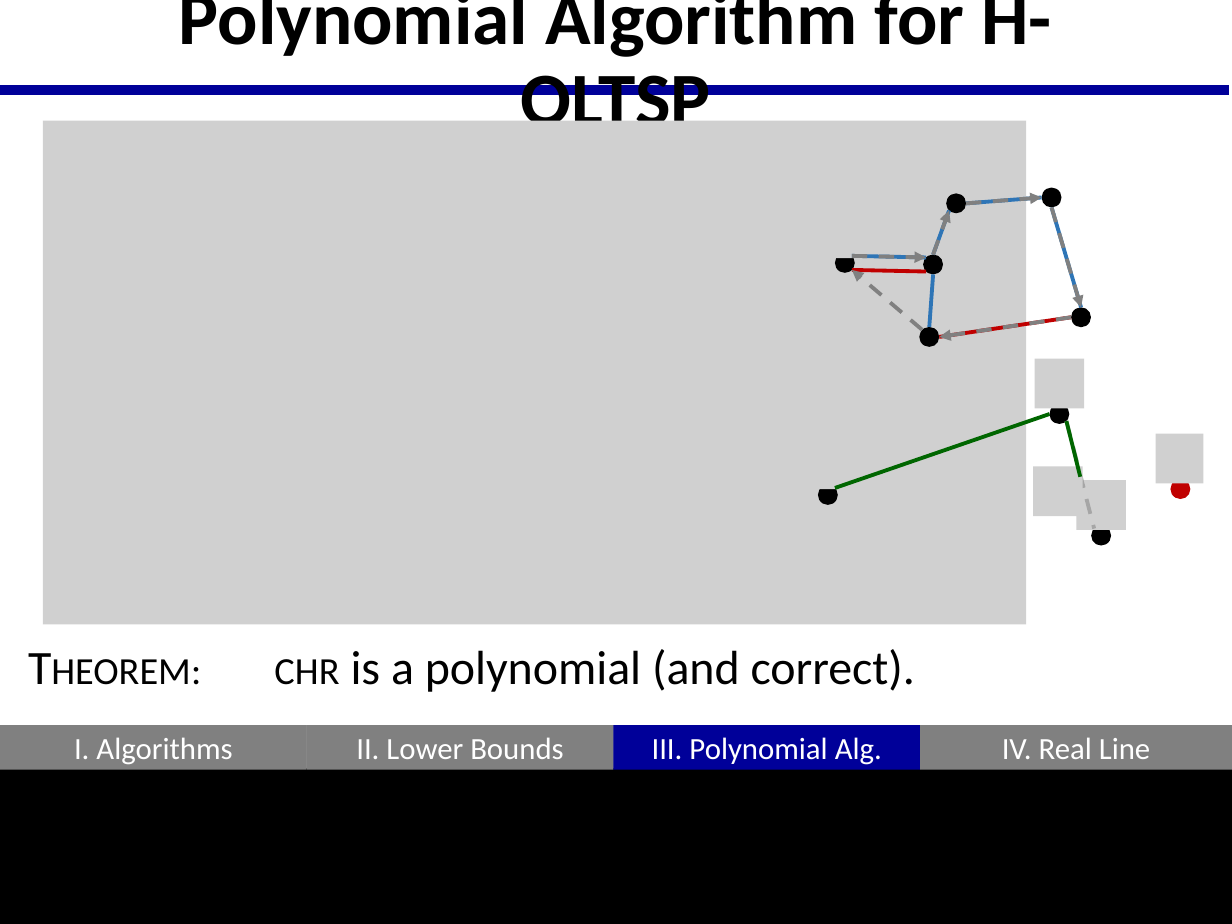
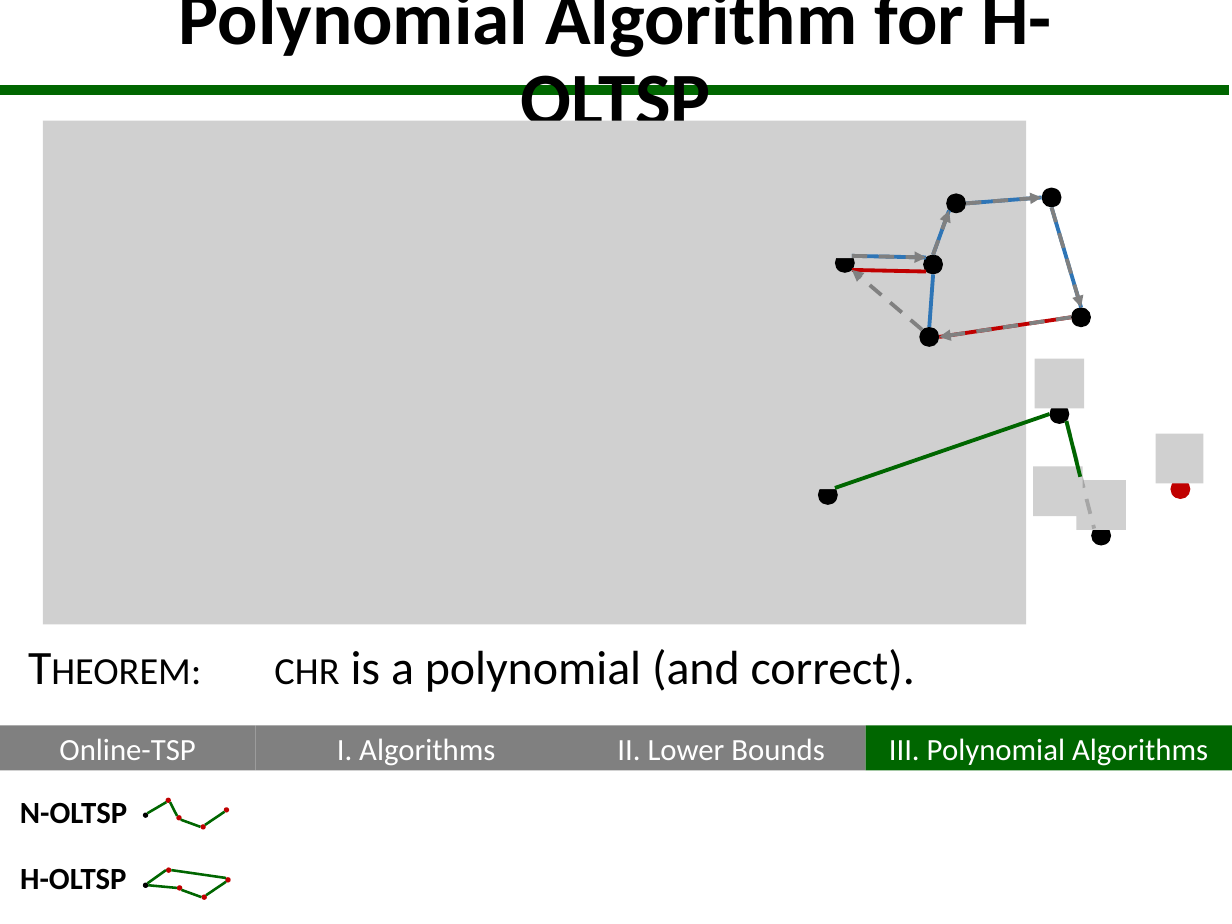
Before and after one commit to GraffL/talk-online-tsp, a slide deck: slide 18 of Präsentation43.pptx. Drawn at 1232x924 pixels with LibreOffice and Linux fonts; fonts in the diff are those of the drawing; grey boxes stand for pictures; background and template pictures are left out. Boxes give left, top, right and bottom in pixels: in the first picture for what was removed or moved away, otherwise in the second. Text is boxed around its words. In the diff, an @@ line names an element or a change of style, - is before the commit and + after.

```diff
--- a/Präsentation43.pptx
+++ b/Präsentation43.pptx
@@ line (0, 90) - (1230, 90): stroke #000099 6 pt to #006600 6 pt @@
@@ rectangle removed at (0, 726, 307, 770) @@
@@ rectangle added at (0, 726, 255, 771), fill #808080, 18 pt, text #FFFFFF @@
+Online-TSP
@@ rectangle "I. Algorithms": place and size @@
-rectangle "I. Algorithms" at (0, 726, 307, 770)
+rectangle "I. Algorithms" at (255, 726, 577, 771)
@@ rectangle removed at (307, 726, 614, 770) @@
@@ rectangle "II. Lower Bounds": place and size @@
-rectangle "II. Lower Bounds" at (307, 726, 614, 770)
+rectangle "II. Lower Bounds" at (577, 726, 865, 771)
@@ rectangle removed at (614, 726, 920, 770) @@
@@ rectangle "III. Polynomial Algorithms": place and size @@
-rectangle "III. Polynomial Algorithms" at (614, 726, 920, 770)
+rectangle "III. Polynomial Algorithms" at (866, 726, 1232, 771)
@@ rectangle "III. Polynomial Algorithms" at (866, 726, 1232, 771): fill #000099 to #006600 @@
@@ text in rectangle at (889, 738, 1208, 766): text changed @@
-III. Polynomial Alg.
+III. Polynomial Algorithms
@@ rectangle removed at (920, 726, 1232, 770) @@
@@ rectangle removed at (920, 726, 1232, 770) @@
-IV. Real Line
@@ rectangle removed at (0, 769, 1232, 924) @@
@@ text added at (20, 802, 127, 824), 18 pt, text #000000, bold @@
+N-OLTSP
@@ group added at (143, 797, 229, 829): 5 ellipses, 4 lines @@
@@ text added at (20, 868, 126, 890), 18 pt, text #000000, bold @@
+H-OLTSP
@@ group added at (143, 867, 230, 899): 5 ellipses, 5 lines @@
```
Also in this commit, not shown: 19 other slides changed, 1 slide added, 1 slide removed.
